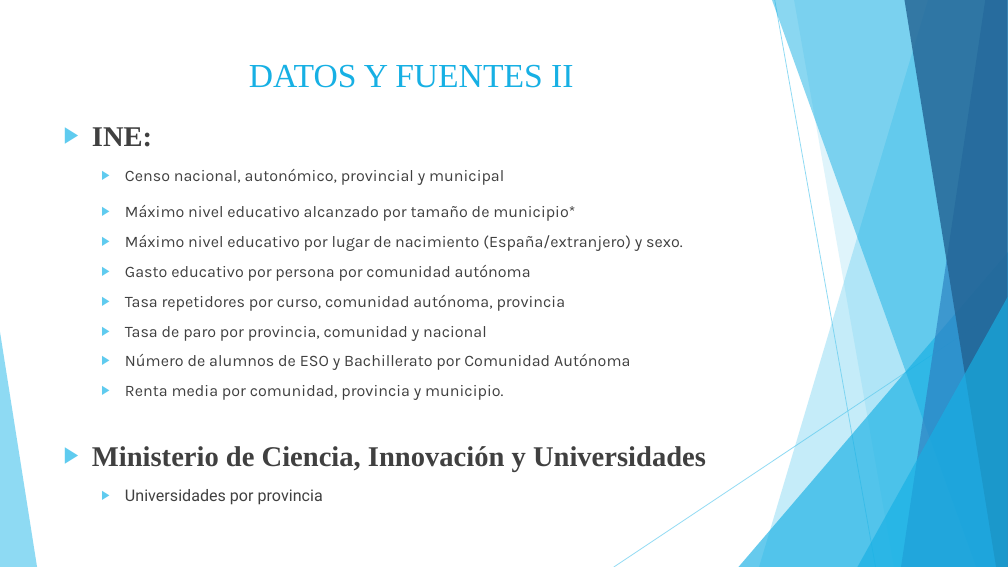
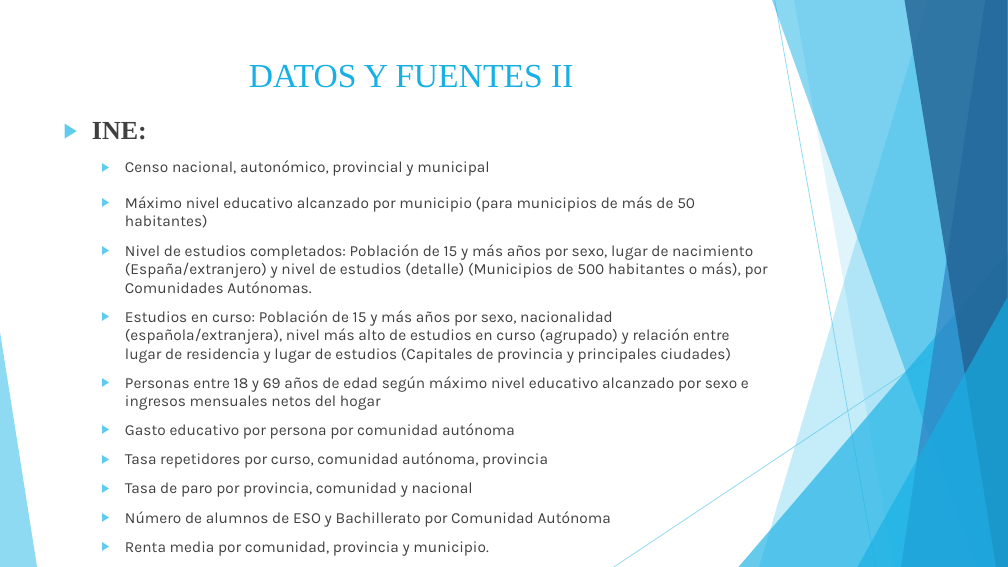
Before and after one commit to Rcm89/TFM-analisis-educacion, a slide deck: slide 5 of Presentacion-Proyecto-Final.pptx. Drawn at 1008x567 pixels with LibreOffice and Linux fonts; fonts in the diff are those of the drawing. Boxes give left, top, right and bottom in pixels: in the first picture for what was removed or moved away, otherwise in the second. Text is boxed around its words. In the diff, an @@ line names an element or a change of style, - is before the commit and + after.

```diff
--- a/Presentacion-Proyecto-Final.pptx
+++ b/Presentacion-Proyecto-Final.pptx
@@ text at (92, 122, 611, 527): size 27.2 to 24.8 pt in "INE:"; size 15.3 to 14.7 pt in "Censo nacional, autonómico, provincial y municipal", "Gasto educativo por persona por comunidad autónoma", "Tasa repetidores por curso, comunidad autónoma, provincia", "Tasa de paro por provincia, comunidad y ..." and 2 more places; line spacing 1.05 to 0.95 @@
@@ text at (125, 196, 768, 410): text changed; size 15.3 to 14.7 pt @@
-  ▶ Máximo nivel educativo alcanzado por tamaño de municipio*
-  ▶ Máximo nivel educativo por lugar de nacimiento (España/extranjero) y sexo.
+  ▶ Máximo nivel educativo alcanzado por municipio (para municipios de más de 50 habitantes)
+  ▶ Nivel de estudios completados: Población de 15 y más años por sexo, lugar de nacimiento (España/extranjero) y nivel de estudios (detalle) (Municipios de 500 habitantes o más), por Comunidades Autónomas.
+  ▶ Estudios en curso: Población de 15 y más años por sexo, nacionalidad (española/extranjera), nivel más alto de estudios en curso (agrupado) y relación entre lugar de residencia y lugar de estudios (Capitales de provincia y principales ciudades)
+  ▶ Personas entre 18 y 69 años de edad según máximo nivel educativo alcanzado por sexo e ingresos mensuales netos del hogar
@@ text at (92, 446, 706, 505): paragraphs removed @@
-▶ Ministerio de Ciencia, Innovación y Universidades
-  ▶ Universidades por provincia
```
Also in this commit, not shown: 2 other slides changed, 5 other files.
